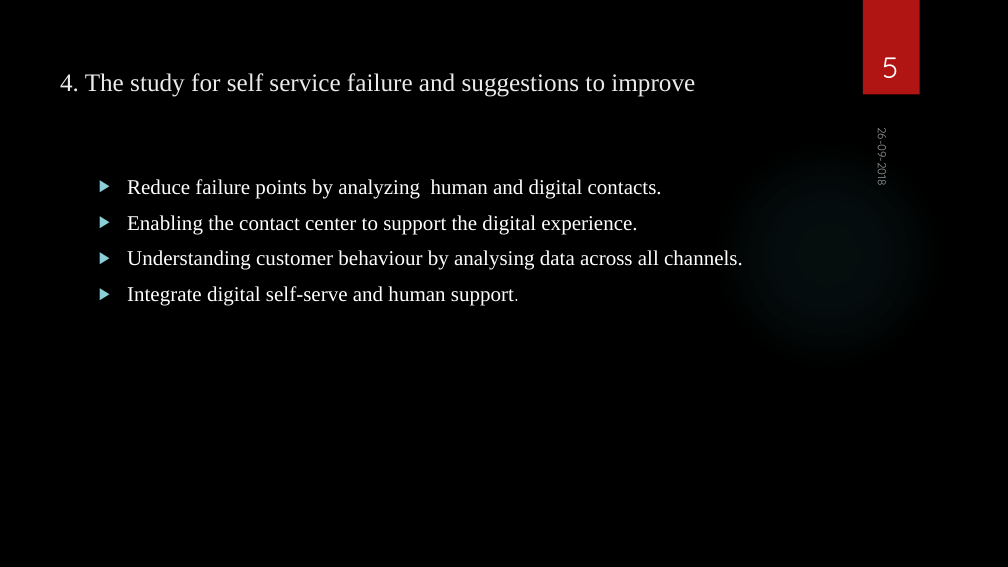
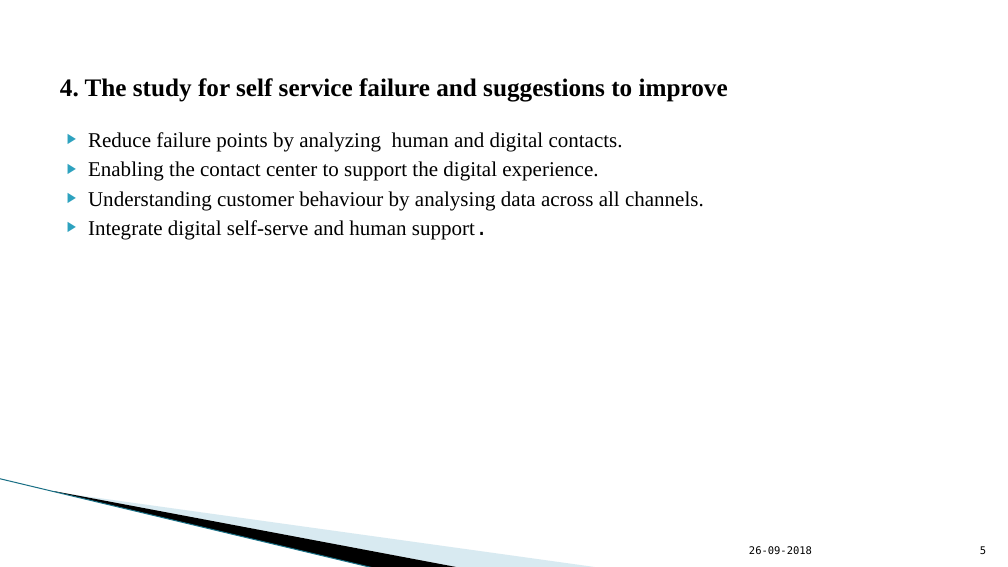
Before and after one commit to chinni112233/one, a slide deck: slide 5 of brainex.pptx. Drawn at 1008x567 pixels with LibreOffice and Linux fonts; fonts in the diff are those of the drawing; background and template pictures are left out. Boxes give left, top, right and bottom in pixels: in the first picture for what was removed or moved away, otherwise in the second. Text is boxed around its words. In the diff, an @@ line names an element or a change of style, - is before the commit and + after.

```diff
--- a/brainex.pptx
+++ b/brainex.pptx
@@ background picture (left out) to #FFFFFF @@
@@ rectangle removed at (x1=863, y1=0, x2=920, y2=95) @@
@@ title "4. The study for self ..." at (x1=60, y1=78, x2=728, y2=102): text colour #EBEBEB to #000000, bold on; vertical alignment top to middle @@
@@ text "Reduce failure points by analyzing ..." moved from (x1=127, y1=179, x2=743, y2=306) to (x1=88, y1=132, x2=704, y2=240) @@
@@ text "Reduce failure points by analyzing ..." at (x1=88, y1=132, x2=704, y2=240): text colour #FFFFFF to #000000; font Quicksand to DejaVu Sans Mono in "support."; indent changed; less space between paragraphs; bullet colour #8AD0D6 to #2DA2BF @@
@@ ellipse removed at (x1=712, y1=138, x2=944, y2=371) @@
@@ line added from (0, 479) to (374, 567), #97C5D8 0.95 pt @@
@@ freeform shape added at (x1=54, y1=491, x2=461, y2=567), fill #000000 @@
@@ freeform shape added at (x1=55, y1=492, x2=600, y2=567), fill #A0CBDC at 40% opacity @@
@@ text "26-09-2018" moved from (x1=874, y1=132, x2=891, y2=185) to (x1=749, y1=546, x2=812, y2=554) @@
@@ text "26-09-2018" at (x1=749, y1=546, x2=812, y2=554): size 11 to 10 pt, font Quicksand to DejaVu Sans Mono, text colour #FFFFFF at 60% opacity to #000000; vertical alignment top to bottom; rotation 90 to 0 degrees @@
@@ page number moved from (x1=882, y1=57, x2=898, y2=78) to (x1=980, y1=546, x2=986, y2=554) @@
@@ page number at (x1=980, y1=546, x2=986, y2=554): size 28 to 10 pt, font Quicksand to DejaVu Sans Mono, text colour #FFFFFF to #000000; alignment centre to right @@
```
Also in this commit, not shown: 6 other slides changed.
